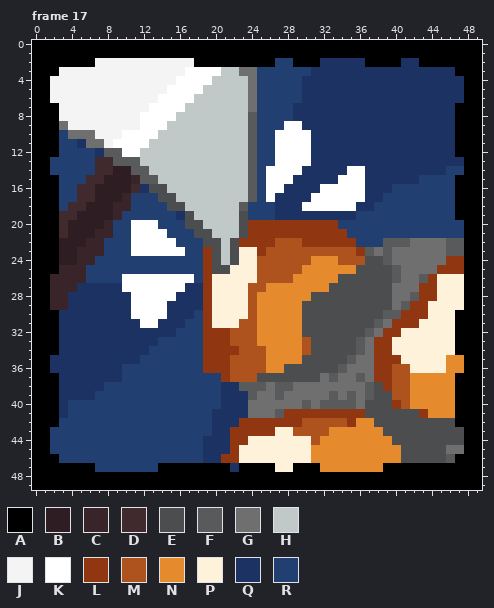
A pixel-art file gets an edit: theSandbox/.ngstuff/medals.ase. Above is the file before it was changed.
50x50 pixels, 20 frames. Colours within 5 levels of each other are drawn and written as one. Shown: frame 17. The commit also changed other frames, which this record leaves out.
Visible layers, top first: "Layer 1", "Layer 3", "Layer 2".
Palette (. is transparent): A #000000  B #2e1e24  C #382429  D #402a2d  E #4c4d4e  F #595a5b  G #6f6f70  H #c0c9c7  J #f4f4f4  K #ffffff  L #903611  M #af531e  N #e58b2e  P #fff2da  Q #1c3263  R #213f70
Pixels before, frame 17, first column x 0:
 0 AAAAAAAAAAAAAAAAAAAAAAAAAAAAAAAAAAAAAAAAAAAAAAAAAA
 1 AAAAAAAAAAAAAAAAAAAAAAAAAAAAAAAAAAAAAAAAAAAAAAAAAA
 2 AAAAAAAJJJJJJJJJJJAAAAAAAAARRAAAQQQQQAAAAQQAAAAAAA
 3 AAAJJJJJJJJJJJJJJKKKKHHGGRRRRRRQQQQQQQQQQQQQQQQAAA
 4 AAJJJJJJJJJJJJJJKKKKHHHHGRRRRRQQQQQQQQQQQQQQQQQQAA
 5 AAJJJJJJJJJJJJJKKKKHHHHHGRRRRRQQQQQQQQQQQQQQQQQQAA
 6 AAJJJJJJJJJJJJKKKKHHHHHHGRRRRRQQQQQQQQQQQQQQQQQQAA
 7 AAAJJJJJJJJJJKKKKHHHHHHHGRRRRQQQQQQQQQQQQQQQQQQAAA
 8 AAAJJJJJJJJJKKKKHHHHHHHHFRRRRQQQQQQQQQQQQQQQQQQAAA
 9 AAAGJJJJJJJJKKKHHHHHHHHHFRRRKKQQQQQQQQQQQQQQQQQAAA
10 AAARGGGJJJKKKKHHHHHHHHHHFRRKKKKQQQQQQQQQQQQQQQQAAA
11 AAARRQGGJKKKKHHHHHHHHHHHFRRKKKKQQQQQQQQQQQQQQQQAAA
12 AAARRRRQFFKKHHHHHHHHHHHHFRRKKKKQQQQQQQQQQQQQQQQAAA
13 AARRRRRDDFFFHHHHHHHHHHHHFRRKKKKQQQQQQQQQQQQQQQQQAA
14 AARRRRRDDBBFFHHHHHHHHHHHFRKKKKQQQQQKKQQQQQQQQQRRAA
15 AAARRRDDBBBCFFHHHHHHHHHHFRKKKQQQQQKKKQQQQQQRRRRAAA
16 AAARRDDBBBBDQEEHHHHHHHHHFRKKQQQQKKKKKQQQRRRRRRRAAA
17 AAARRDDBBBCRRREEHHHHHHHHFRKQQQQKKKKKKQQRRRRRRRRAAA
18 AAARDDBBBCCRRRREEHHHHHHFRRRQQQKKKKKKQQRRRRRRRRRAAA
19 AAADDBBBBCRRRRRRQEHHHHHERRRQQQQQQQQQRRRRRRRRRRRAAA
20 AAADBBBBCRRKKKRRREEHHHHELLLLLLLLLLRRRRRRRRRRRRRRAA
21 AAADBBBCCRRKKKKRRREEHHHELLLLLLLLLLLRRRRRRRRRRRRRAA
22 AAABBBCCRRRKKKKKRRREEHELLLLMMMLLLLLLRRRFFFGGGGFFAA
23 AAABBCCCRRRKKKKKKRRLEHEPPLMMMMMMMMMMLFGFGGGGGGFFAA
24 AAABBCCRRRRRRRRRRRRLEHEPPMMMMMMNNNMMMEEFGGGGGGLLAA
25 AAACCCRRRRRRRRRRRRRLEEPPPMMMMMNNNNNNEEEEFGGGGLLLAA
26 AACCCCRRRRKKKKKKKKRLPPPPPMMMMNNNNNEEEEEEFGGFLPPPAA
27 AACCCQQQQQKKKKKKKQQLPPPPMMNNNNNNNEEEEEEEGGGLLPPPAA
28 AACCQQQQQQQKKKKKQQQLPPPPMNNNNNNEEEEEEEEEGGFLLPPPAA
29 AACCQQQQQQQKKKKQQQQLPPPPMNNNNNEEEEEEEEEEGFLLPPPPAA
30 AAAQQQQQQQQKKKKQQQRLPPPPMNNNNNEEEEEEEEEFFLLLPPPAAA
31 AAAQQQQQQQQQKKQQQRRLPPPMMNNNNNEEEEEEEEFGLLLPPPPAAA
32 AAAQQQQQQQQQQQQQRRRLLLMMMNNNNNEEEEEEEFGLLPPPPPPAAA
33 AAAQQQQQQQQQQQRRRRRLLLMMMNNNNNMEEEEEFGLLPPPPPPPAAA
34 AAAQQQQQQQQQQRRRRRRLLLLMMMNNNNMEEEEEFGLLPPPPPPPAAA
35 AAQQQQQQQQQQRRRRRRRLLLMMMMNNNNEEEEEFGGLLLPPPPPNNAA
36 AAQQQQQQQQRRRRRRRRRLLLMMMMNNEEEEEEFGGGLLMMPPPPNNAA
37 AAAQQQQQQQRRRRRRRRRRRLMMMEEEEEEEGFGGFGLLMMNNNNNAAA
38 AAAQQQQQRRRRRRRRRRRRRQQFFFGFFGGGGGGGGFELMMNNNNNAAA
39 AAAQQQQRRRRRRRRRRRRRRQQQFGGFGGGGGFGFGFEEMMNNNNNAAA
40 AAAQRRRRRRRRRRRRRRRRRQQQGGGGGGFGFFFFGEEELMNNNNNAAA
41 AAAQRRRRRRRRRRRRRRRRQQQQGGGFLLLLLLLLLEEEEEELNNNAAA
42 AAARRRRRRRRRRRRRRRRRQQQLLLLLLLMMMMMLNNEEEEEEEEEAAA
43 AARRRRRRRRRRRRRRRRRRQQLLLLLPPMMMMNNNNNNEEEEEEEEEAA
44 AARRRRRRRRRRRRRRRRRQQQLLPPPPPPPMNNNNNNNNEEEEEEEEAA
45 AARRRRRRRRRRRRRRRRRQQQLPPPPPPPPNNNNNNNNNNEEEEEGGAA
46 AAARRRRRRRRRRRRRRRRQQLLPPPPPPPPNNNNNNNNNNEEEEEFAAA
47 AAAAAAARRRRRRRAAAAAAAAQAAAAPPAAANNNNNNNAAAAAAAAAAA
48 AAAAAAAAAAAAAAAAAAAAAAAAAAAAAAAAAAAAAAAAAAAAAAAAAA
49 AAAAAAAAAAAAAAAAAAAAAAAAAAAAAAAAAAAAAAAAAAAAAAAAAA
Once edited:
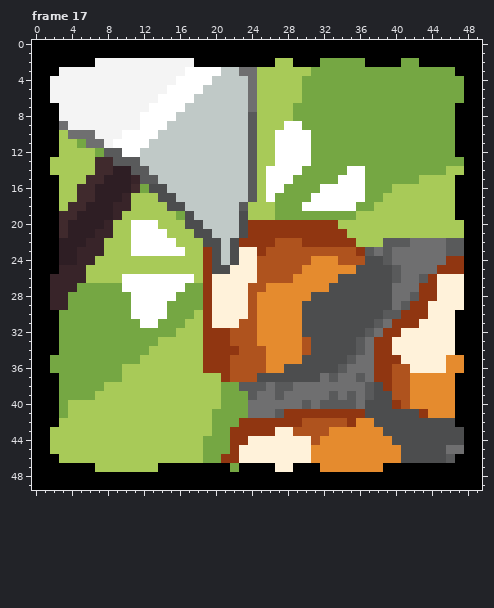
The edit:
colour Q: #1c3263 -> #75a743
colour R: #213f70 -> #a8ca58
Boxes around the changes in both pictures, in picture pixels (x1, y1, x2, y2):
changed: (248, 58, 464, 247)
changed: (50, 130, 248, 472)
